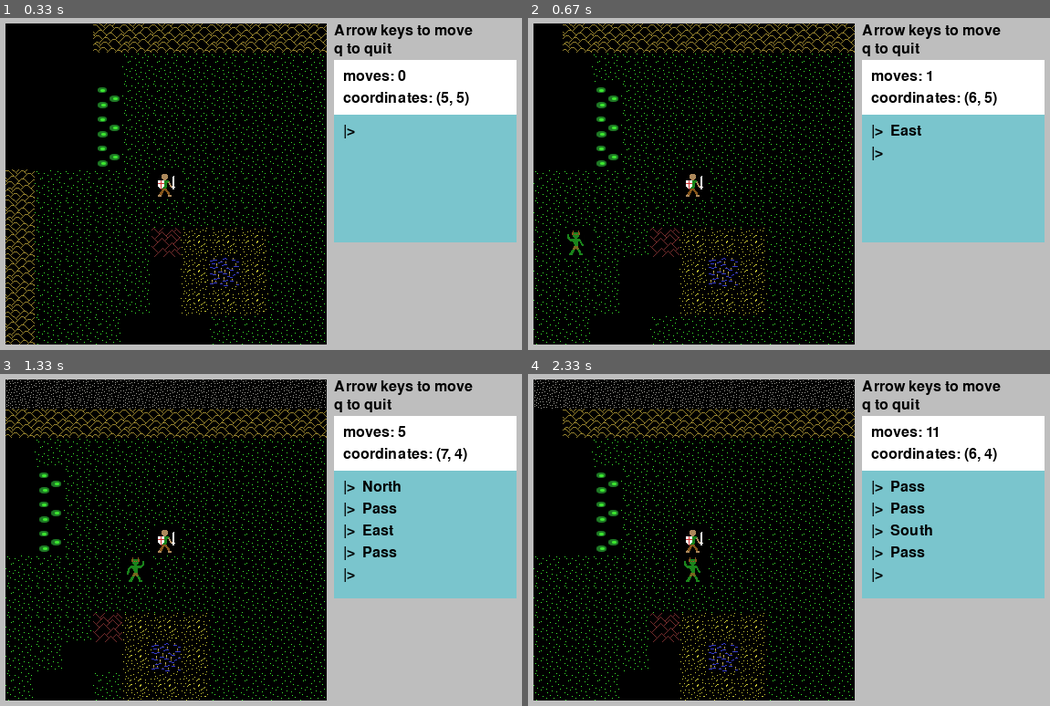
Above: before the commit, frames 1-4 (two rows, left to right).
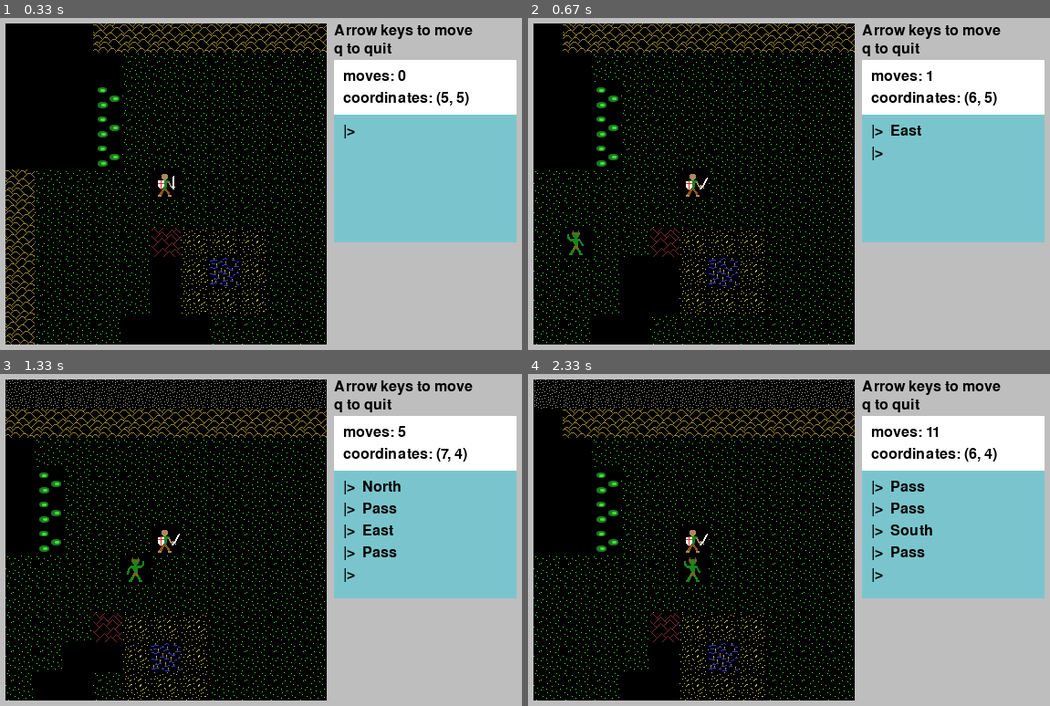
Above: after the commit, the same moments.

Repository: josh-reynolds/Python
Game: pygame game, started from pygame/nulltima/demo.py
Same seed, same stepped clock (60 frames per second), same inputs: the game is played once before the commit and once after it.
Inputs:
- Up to frame 1 (0.33 s): no input
- Up to frame 2 (0.67 s): hold Right from 0.33 s (still down)
- Up to frame 3 (1.33 s): release Right at 0.8 s; hold Up 0.83-1.13 s; tap Space at 0.9, 1.23 s; hold Right from 1.17 s (still down)
- Up to frame 4 (2.33 s): tap Space at 1.53, 1.73, 2.03, 2.3 s; release Right at 1.63 s; hold Left 1.67-2.2 s; hold Down from 2.23 s (still down)

Frame 1 is identical in both runs. In frame 2, less than 0.1% of the frame differs, in the area x 30-35%, y 47-52%; in frame 3, less than 0.1%; in frame 4, less than 0.1%.

Commit message:
Very rudimentary player animation

Diff:
--- a/pygame/nulltima/grid.py
+++ b/pygame/nulltima/grid.py
@@ -32,7 +32,7 @@
                                    index[0] + self.offset[0])
 
     def update(self):
-        pass
+        self.player.update()
 
     def find_edges(self):
         edges = []
@@ -58,7 +58,7 @@
                 Game.screen.blit(image, screen_coord)
 
         player_position = self.to_screen(self.center)
-        Game.screen.blit(Player.image, player_position)
+        Game.screen.blit(Player.images[self.player.current_image], player_position)
 
     def is_occluded(self, coordinate):
         cells = self.bresenham(coordinate)
--- a/pygame/nulltima/player.py
+++ b/pygame/nulltima/player.py
@@ -2,14 +2,23 @@
 import pygame
 
 class Player:
-    image = None
+    images = []
 
     def __init__(self):
-        if not Player.image:
-            Player.image = pygame.image.load("./images/player.png")
+        if not Player.images:
+            Player.images = [pygame.image.load("./images/player_0.png"),
+                             pygame.image.load("./images/player_1.png")]
+        self.time = 0
+        self.current_image = 0
 
     def update(self):
-        pass
+        self.time += 1
+        if self.time > 25:
+            self.time = 0
+            if self.current_image == 0:
+                self.current_image = 1
+            else:
+                self.current_image = 0
 
     def draw(self, screen):
         pass
Renamed: pygame/nulltima/images/player.png -> pygame/nulltima/images/player_0.png
Binary file added: pygame/nulltima/images/player_1.png
